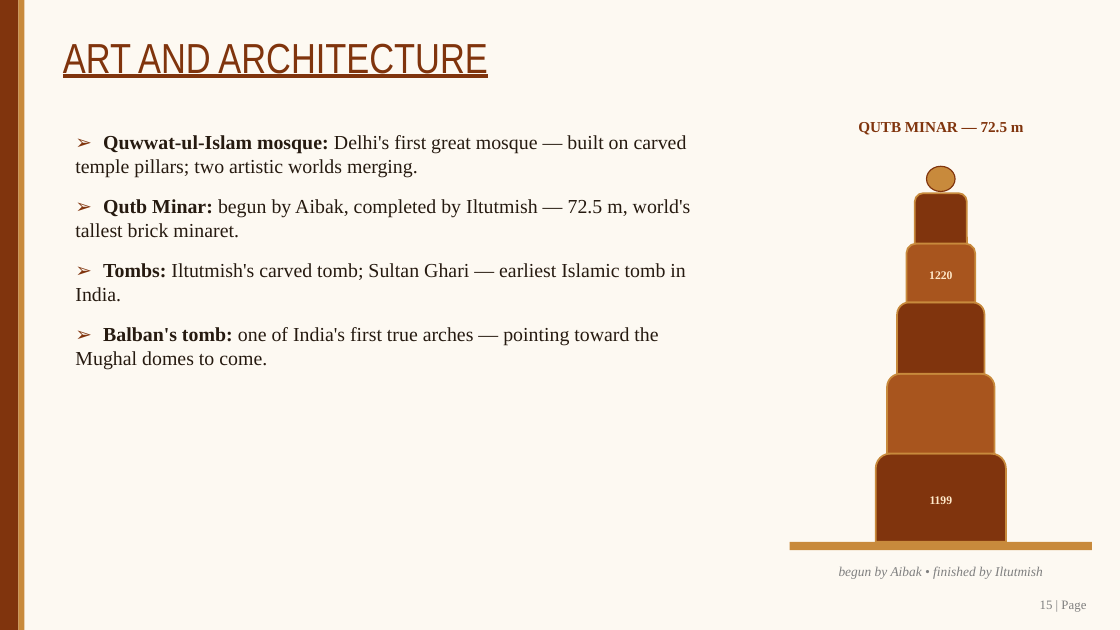
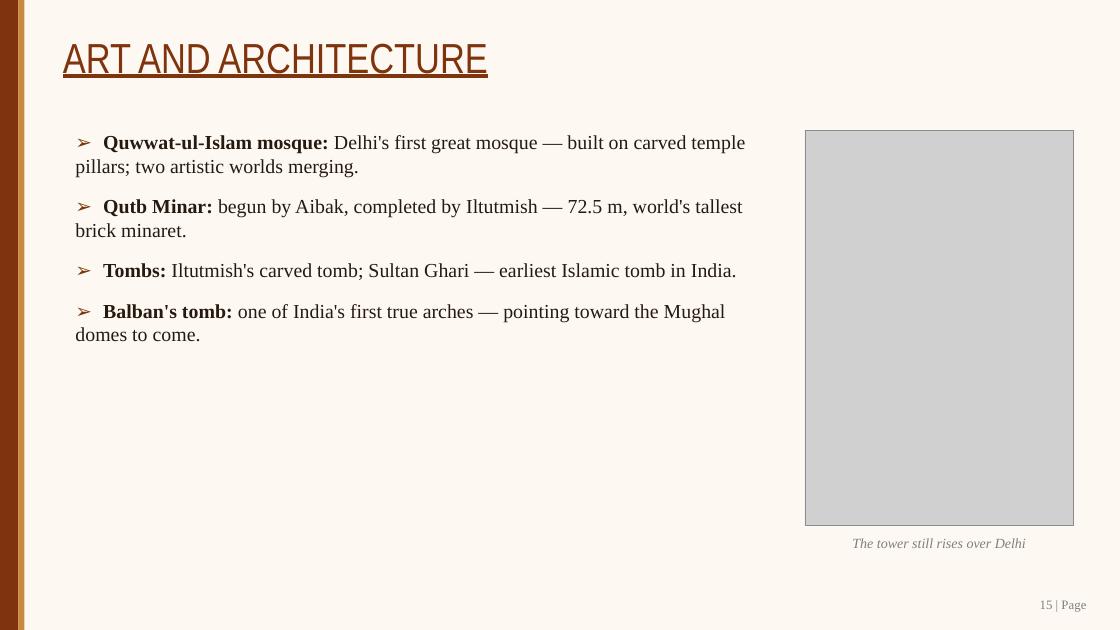
Before and after one commit to SangamSitapuri07/SIH, a slide deck: slide 15 of assignment/Slave_Dynasty_Mamluk_Presentation.pptx. Drawn at 1120x630 pixels with LibreOffice and Linux fonts; fonts in the diff are those of the drawing; grey boxes stand for pictures. Boxes give left, top, right and bottom in pixels: in the first picture for what was removed or moved away, otherwise in the second. Text is boxed around its words. In the diff, an @@ line names an element or a change of style, - is before the commit and + after.

Commit message:
PPT v5: cinematic story-scene illustrations with Ken Burns video-style motion

```diff
--- a/assignment/Slave_Dynasty_Mamluk_Presentation.pptx
+++ b/assignment/Slave_Dynasty_Mamluk_Presentation.pptx
@@ text "➢ Quwwat-ul-Islam mosque: Delhi's first ..." rewrapped from (75, 135, 691, 370) to (75, 135, 745, 342) @@
@@ picture added at (805, 130, 1074, 525) @@
@@ text removed at (858, 122, 1024, 135) @@
-QUTB MINAR — 72.5 m
@@ ellipse removed at (927, 166, 955, 192) @@
@@ round same rect removed at (915, 193, 967, 244) @@
@@ round same rect removed at (907, 244, 975, 302) @@
-1220
@@ round same rect removed at (897, 302, 985, 374) @@
@@ round same rect removed at (887, 374, 995, 454) @@
@@ round same rect removed at (875, 454, 1006, 542) @@
-1199
@@ text "The tower still rises over ...": place and size @@
-text "The tower still rises over ..." at (790, 542, 1092, 550)
+text "The tower still rises over ..." at (852, 538, 1026, 548)
@@ text "The tower still rises over ..." at (852, 538, 1026, 548): fill #C88A3C to none @@
@@ text at (852, 538, 1026, 548): text added @@
+The tower still rises over Delhi
@@ text removed at (839, 566, 1043, 579) @@
-begun by Aibak • finished by Iltutmish
```
Also in this commit, not shown: 11 other slides changed, 10 other files.
